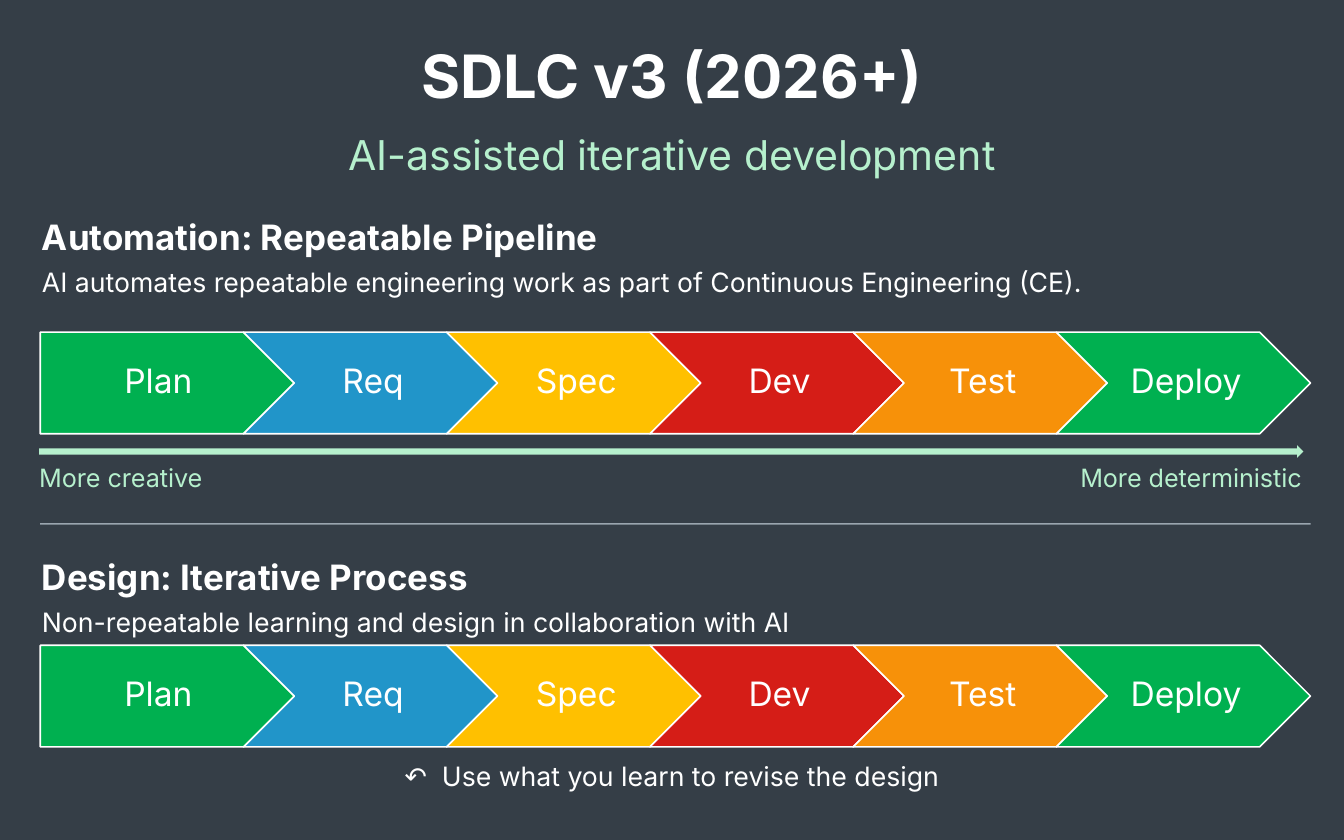
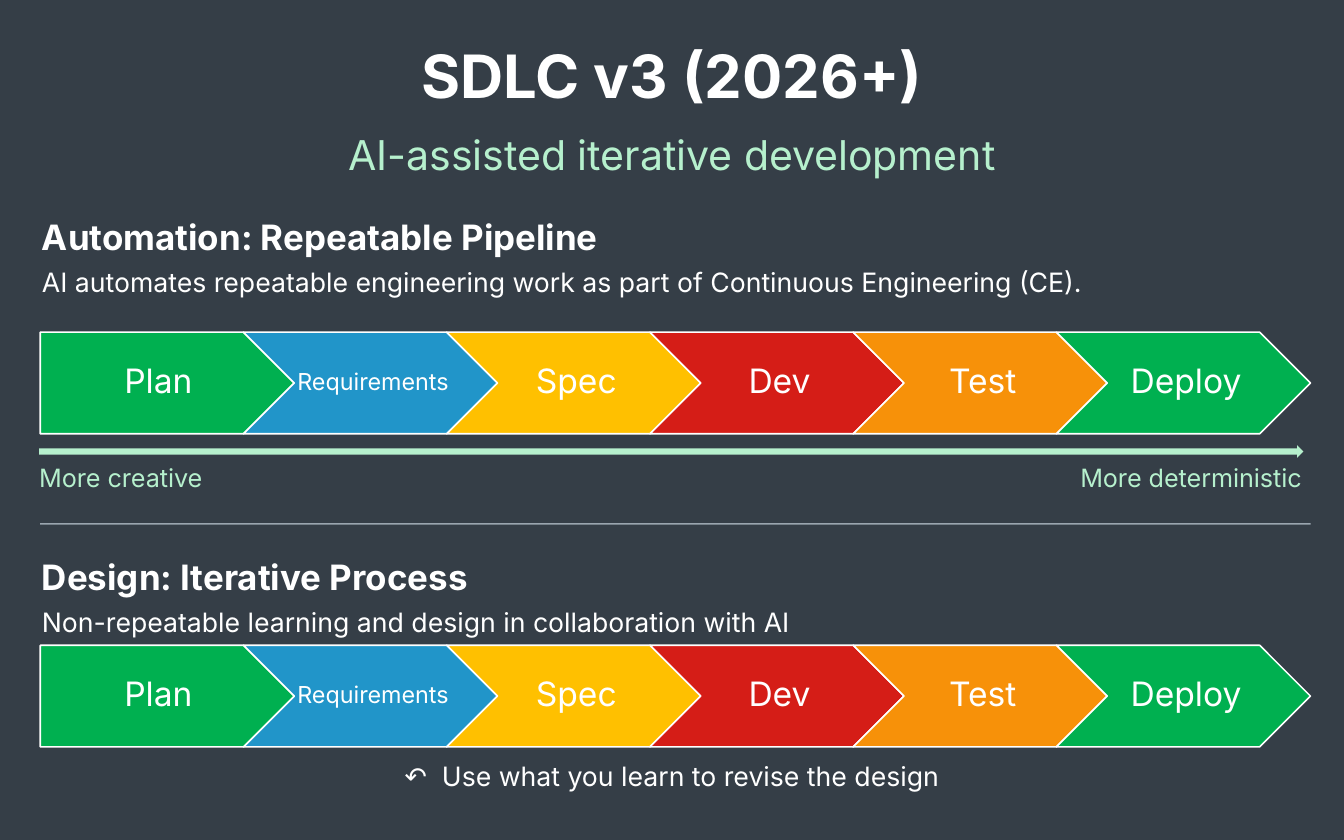
Before and after one commit to jacdevos/jacdevos.github.io, a slide deck: slide 5 of assets/article_images/2026-11-12-sdlc-in-the-agentic-era/sdlc-in-the-agentic-era.pptx. Drawn at 1344x840 pixels with LibreOffice and Linux fonts; fonts in the diff are those of the drawing. Boxes give left, top, right and bottom in pixels: in the first picture for what was removed or moved away, otherwise in the second. Text is boxed around its words. In the diff, an @@ line names an element or a change of style, - is before the commit and + after.

Commit message:
Spell out Requirements on SDLC slides

```diff
--- a/assets/article_images/2026-11-12-sdlc-in-the-agentic-era/sdlc-in-the-agentic-era.pptx
+++ b/assets/article_images/2026-11-12-sdlc-in-the-agentic-era/sdlc-in-the-agentic-era.pptx
@@ text at (x1=297, y1=372, x2=448, y2=395): text changed; size 18 to 12.5 pt @@
-Req
+Requirements
@@ text at (x1=297, y1=685, x2=448, y2=708): text changed; size 18 to 12.5 pt @@
-Req
+Requirements
```
Also in this commit, not shown: 2 other slides changed, 3 other files.
